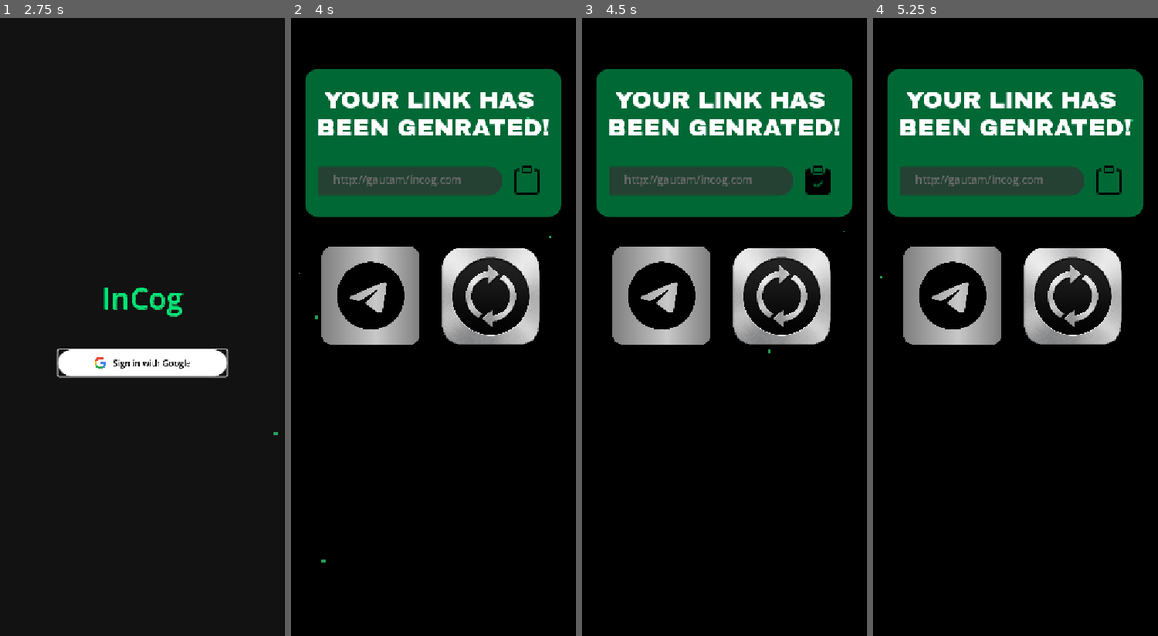
Above: before the commit, frames 1-4 (left to right).
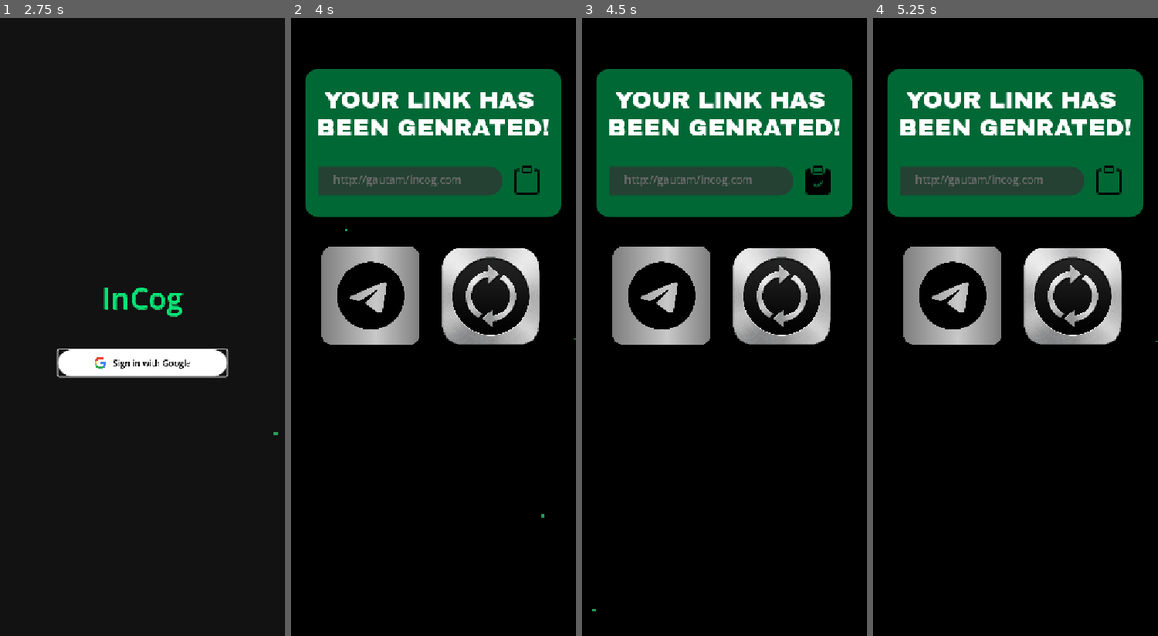
Above: after the commit, the same moments.

Repository: gautambatheja55-pixel/my-hisab
Game: Godot game, scene res://login_screen.tscn
Two runs of this game, one before a commit and one after it. Both use one fixed random seed, a clock stepped at 60 frames per second and the inputs below.
Inputs (mouse positions are in pixels of both pictures, inside the frame that each line leads up to):
- Up to frame 1 (2.75 s): click (142, 364) at 0.5 s; click "Sign in with Google" at 1.25 s; tap Enter at 2 s; move the mouse to (205, 296) at 2.02 s; hold Right from 2.03 s (still down); tap Alt at 2.1 s; click (205, 296) at 2.17 s
- Up to frame 2 (4 s): tap Space at 2.75 s; move the mouse to (376, 357) at 2.77 s; release Right at 2.78 s; hold Down 2.78-3.5 s; tap Shift at 2.85 s; click (370, 296) at 3.5 s
- Up to frame 3 (4.5 s): click (818, 178) at 4.25 s
- Up to frame 4 (5.25 s): click (1072, 296) at 5 s

Frame 1 is identical in both runs. In frame 2, less than 0.1% of the frame differs, in the area x 2-100%, y 16-89%; in frame 3, less than 0.1%; in frame 4, less than 0.1%.

Commit message:
share button works

Diff:
--- a/dashboard.gd
+++ b/dashboard.gd
@@ -13,10 +13,11 @@
 	var share_text="Send me anonymous messages! " + link_label.text
 
 	if OS.get_name()=="Android":
-		if Engine.has_singleton("AndroidShare"):
-			var share_plugin=Engine.get_singleton("AndroidShare")
-			share_plugin.share_text("My InCog Link","Share Link",share_text)
-		else:
-			DisplayServer.clipboard_set(share_text)
-	else:
-		DisplayServer.clipboard_set(share_text)
+		if Engine.has_singleton("SharePlugin"):
+			var share_plugin = Share.new()
+			add_child(share_plugin)
+			share_plugin.share_text(
+				"",
+				"",
+				share_text
+			)
--- a/login_screen.gd
+++ b/login_screen.gd
@@ -5,10 +5,5 @@
 func _ready() -> void:
 	pass # Replace with function body.
 
-
-# Called every frame. 'delta' is the elapsed time since the previous frame.
-func _process(delta: float) -> void:
-	pass
-
 func _on_google_login_button_pressed() -> void:
-	get_tree().change_scene_to_file("res://Dashboard.tscn")
+	get_tree().call_deferred("change_scene_to_file","res://Dashboard.tscn")
Not shown, changed: export_presets.cfg
